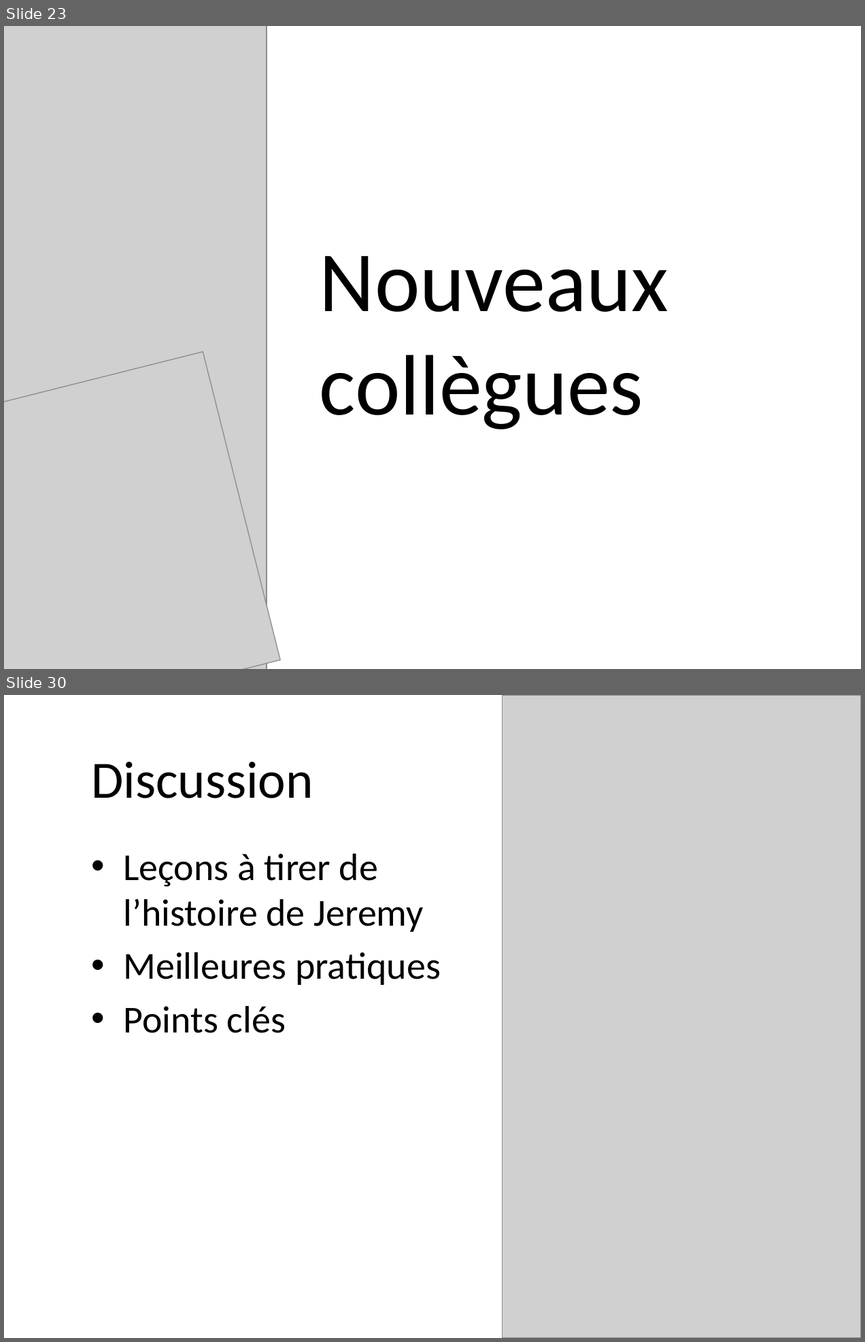
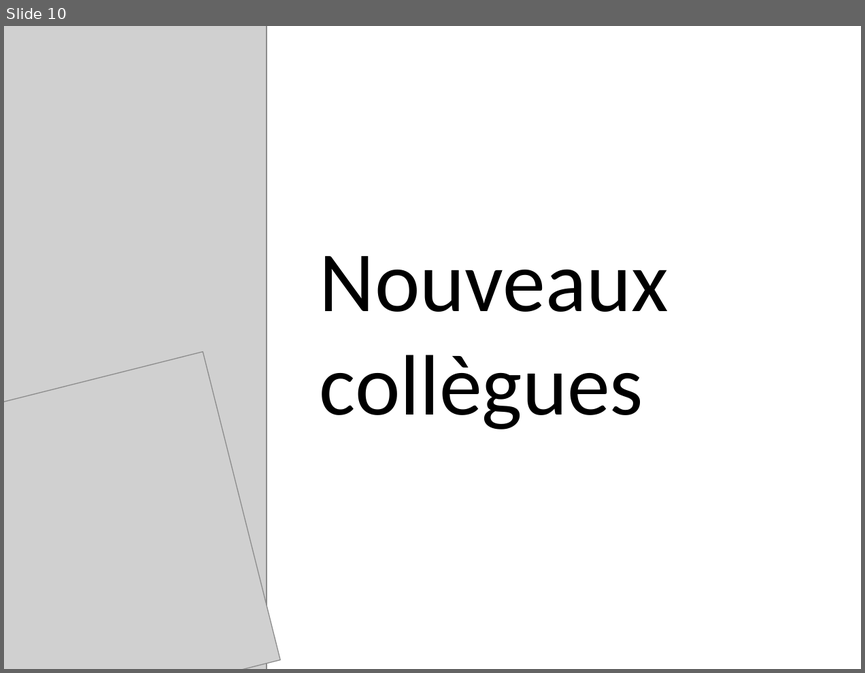
Before and after one commit to LucNtonga/IHM, a slide deck: INTERFACE.pptx. Shown one above the other, each under a label of ours: slides 23 and 30 before the commit, slide 10 after it; the slides between them are not shown. The pictures are 865x1342 and 865x673 pixels, drawn with LibreOffice and Linux fonts; fonts in the diff are those of the drawing; grey boxes stand for pictures; background and template pictures are left out. Boxes give left, top, right and bottom in pixels: in the first picture for what was removed or moved away, otherwise in the second. Text is boxed around its words. In the diff, an @@ line names an element or a change of style, - is before the commit and + after.

```diff
--- a/INTERFACE.pptx
+++ b/INTERFACE.pptx
@@ slide 30 removed at [4,695,861,1338], background picture (left out) @@
@@ picture removed at [502,695,861,1338] @@
@@ title removed at [91,762,313,798] @@
-Discussion
@@ text removed at [123,853,441,1033] @@
-• Leçons à tirer de l’histoire de Jeremy
-• Meilleures pratiques
-• Points clés
@@ what was slide 23 is now slide 10 @@
```
Also in this commit, not shown: 7 slides changed, 2 slides added, 12 other slides removed.
